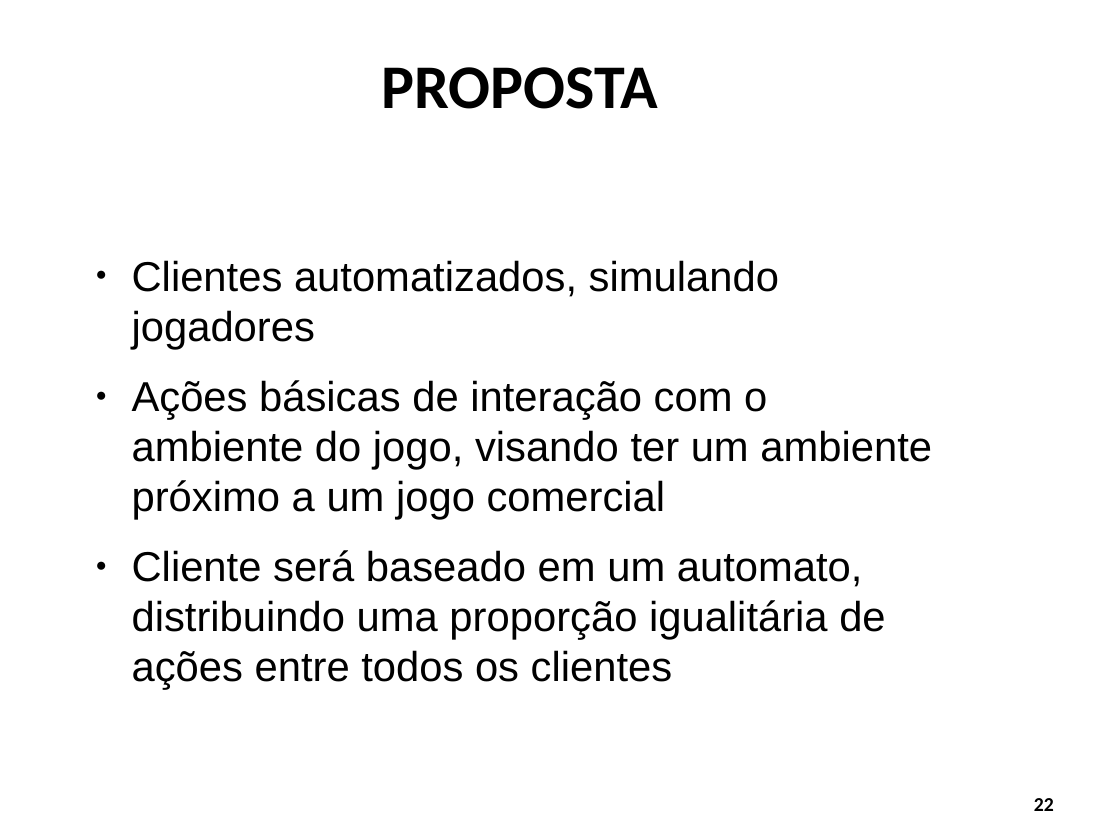
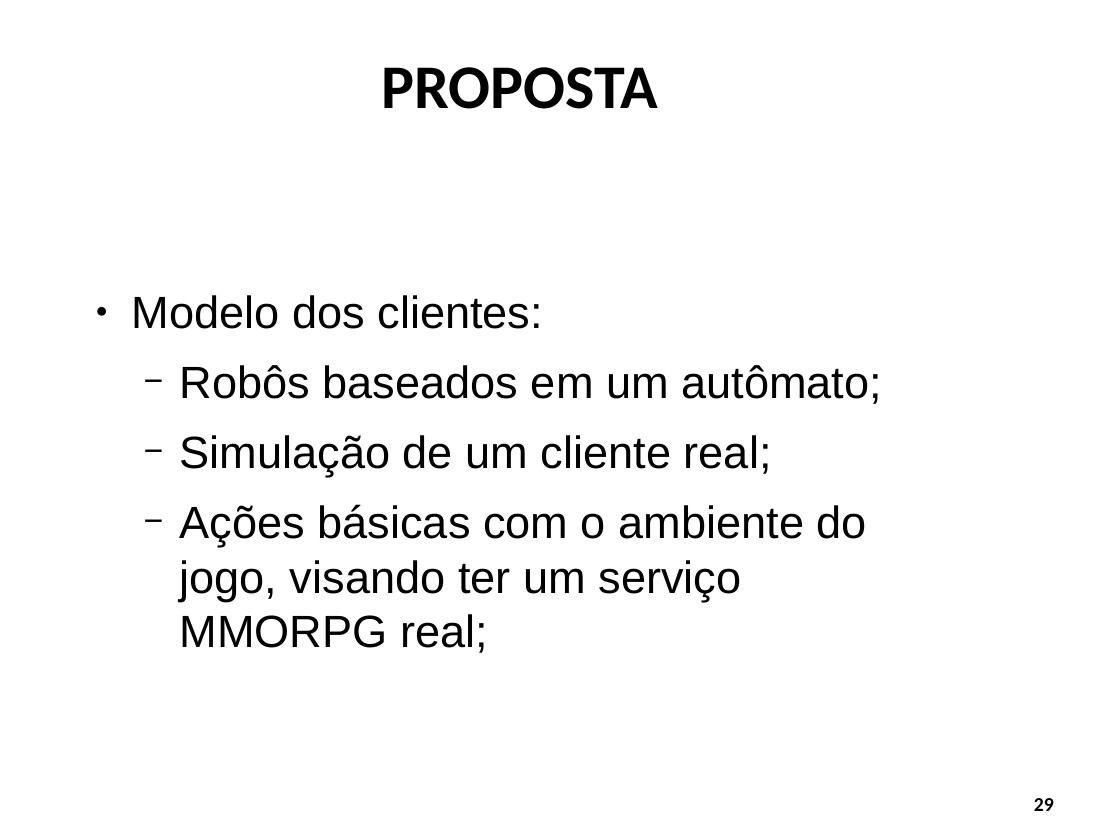
Before and after one commit to Schweigert/TCC, a slide deck: slide 29 of tcc/Apresentacao/apresentacao_tcc1.odp (slide 22 before the commit). Drawn at 1120x840 pixels with LibreOffice and Linux fonts; fonts in the diff are those of the drawing; background and template pictures are left out. Boxes give left, top, right and bottom in pixels: in the first picture for what was removed or moved away, otherwise in the second. Text is boxed around its words. In the diff, an @@ line names an element or a change of style, - is before the commit and + after.

```diff
--- a/tcc/Apresentacao/apresentacao_tcc1.odp
+++ b/tcc/Apresentacao/apresentacao_tcc1.odp
@@ text at box(132, 295, 882, 653): text changed; size 29.6 to 32 pt @@
-● Clientes automatizados, simulando jogadores
-● Ações básicas de interação com o ambiente do jogo, visando ter um ambiente próximo a um jogo comercial
-● Cliente será baseado em um automato, distribuindo uma proporção igualitária de ações entre todos os clientes
+● Modelo dos clientes:
+  − Robôs baseados em um autômato;
+  − Simulação de um cliente real;
+  − Ações básicas com o ambiente do jogo, visando ter um serviço MMORPG real;
@@ page number at box(1034, 798, 1054, 811): text changed @@
-22
+29
```
Also in this commit, not shown: 9 other slides changed, 7 slides added.
